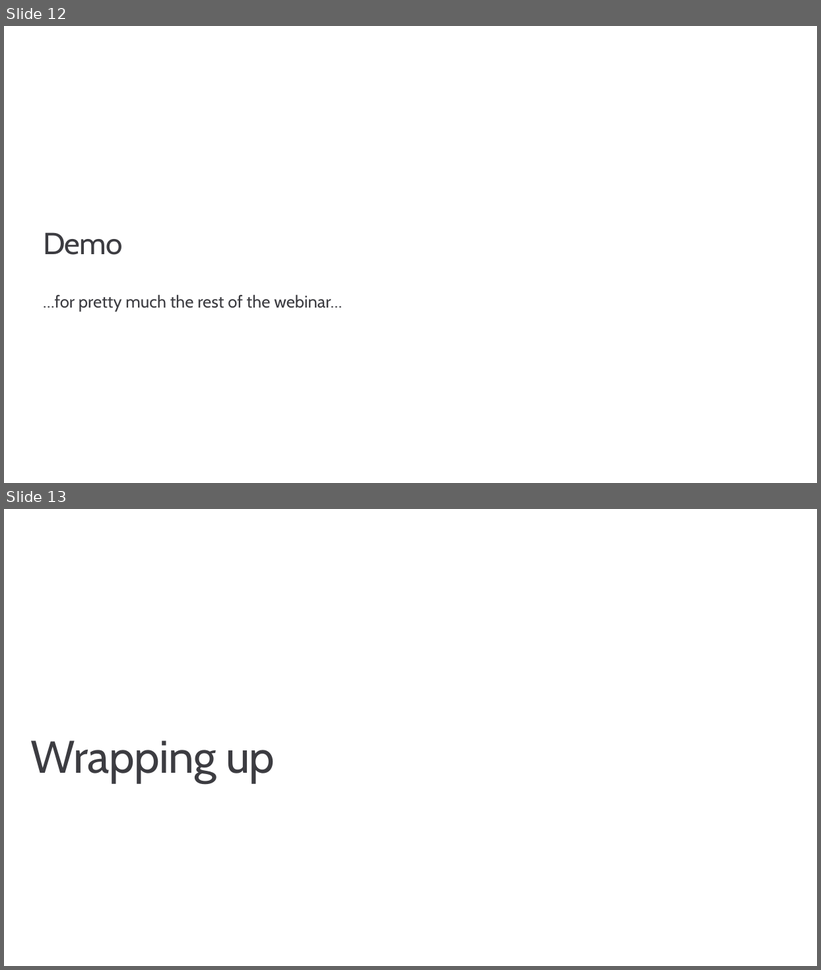
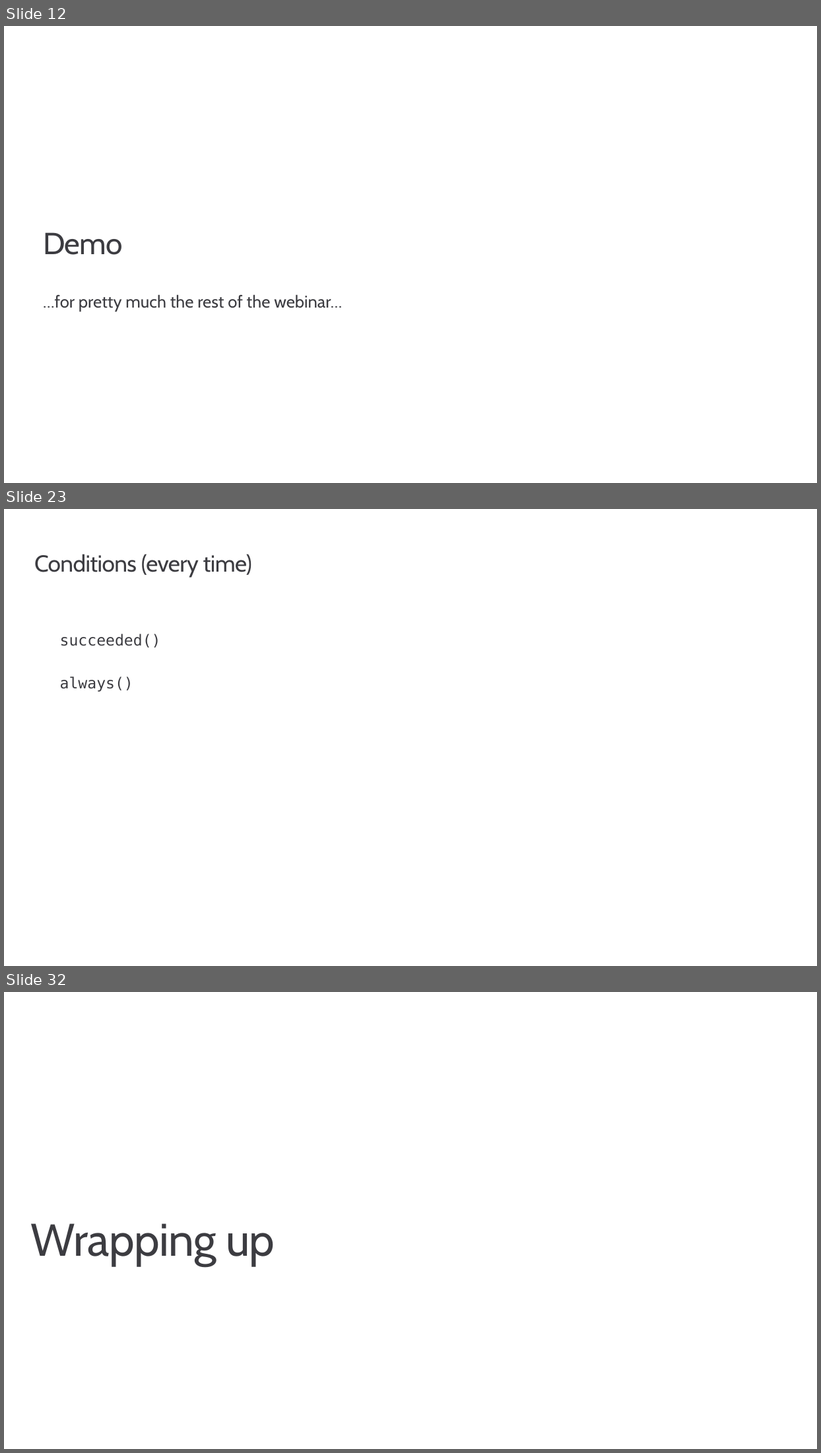
Before and after one commit to msusdev/Azure-pipelines-with-GitHub, a slide deck: Presentations/Continuous integration with GitHub and Azure/Continuous integration with GitHub and Azure.pptx. Shown one above the other, each under a label of ours: slides 12 and 13 before the commit, slides 12, 23 and 32 after it; the slides between them are not shown. The pictures are 821x970 and 821x1453 pixels, drawn with LibreOffice and Linux fonts; fonts in the diff are those of the drawing; background and template pictures are left out. Boxes give left, top, right and bottom in pixels: in the first picture for what was removed or moved away, otherwise in the second. Text is boxed around its words. In the diff, an @@ line names an element or a change of style, - is before the commit and + after.

```diff
--- a/Presentations/Continuous integration with GitHub and Azure/Continuous integration with GitHub and Azure.pptx
+++ b/Presentations/Continuous integration with GitHub and Azure/Continuous integration with GitHub and Azure.pptx
@@ slide 23 added at (x1=4, y1=509, x2=817, y2=966), background #FFFFFF @@
@@ title added at (x1=34, y1=554, x2=252, y2=578), 27.4 pt, text #3C3C41 @@
+Conditions (every time)
@@ text added at (x1=60, y1=634, x2=161, y2=692), 18 pt, text #3C3C41 @@
+succeeded()
+always()
@@ what was slide 13 is now slide 32 @@
```
Also in this commit, not shown: 18 other slides added.
